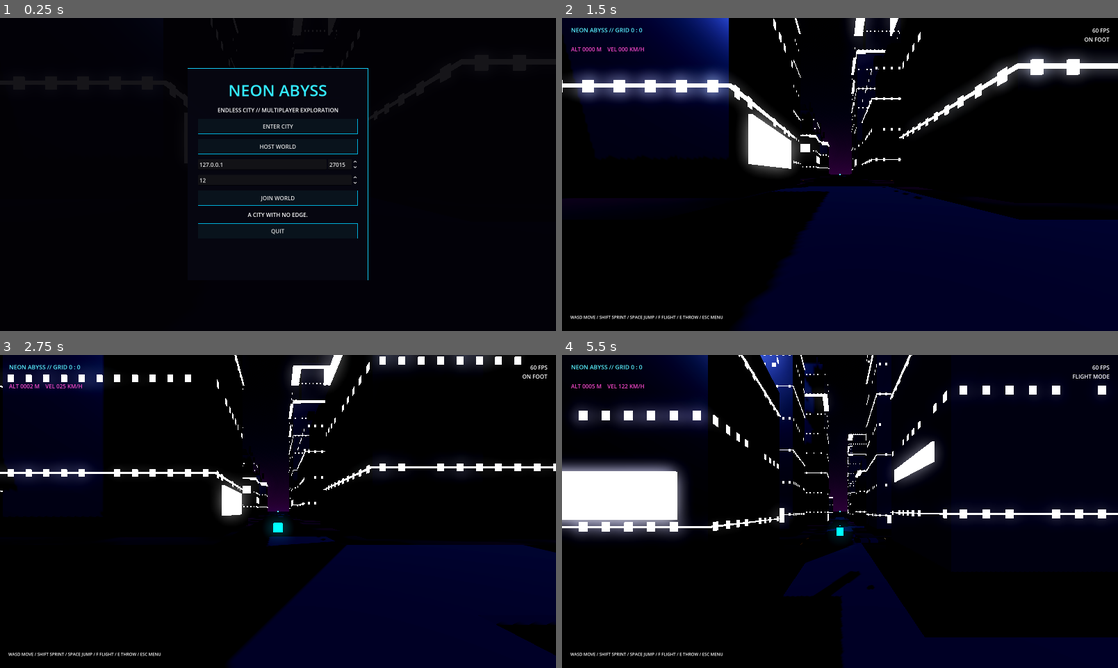
Above: before the commit, frames 1-4 (two rows, left to right).
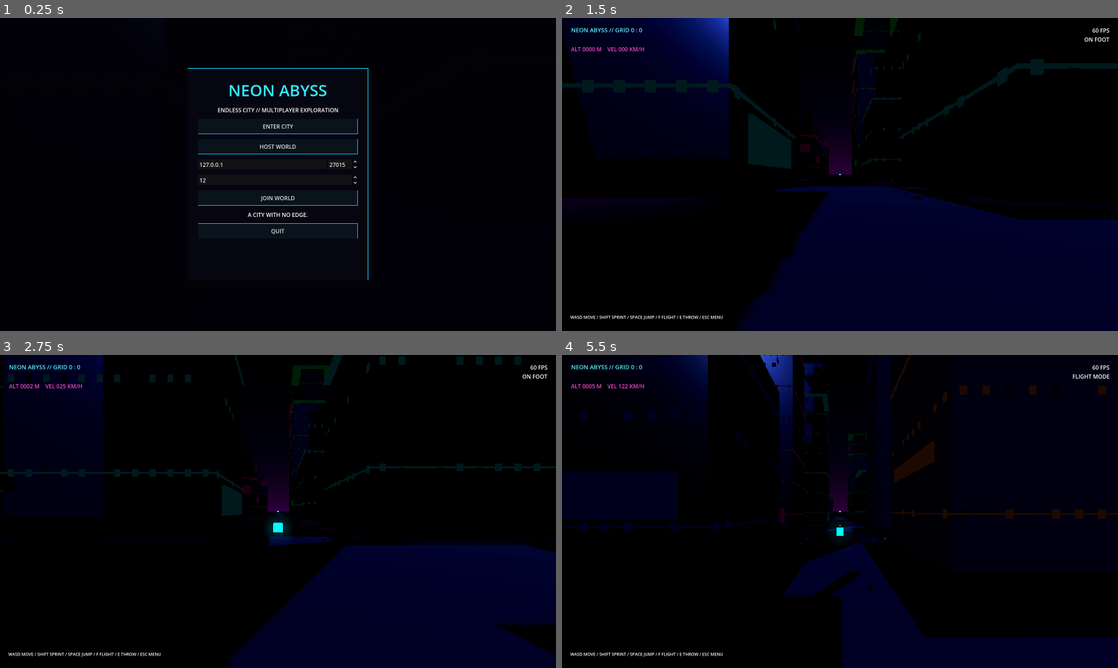
Above: after the commit, the same moments.

Repository: Liladizilla/neon-abyss
Game: Godot game, scene res://scenes/main.tscn
Same seed, same stepped clock (60 frames per second), same inputs: the game is played once before the commit and once after it.
Inputs (mouse positions are in pixels of both pictures, inside the frame that each line leads up to):
- Up to frame 1 (0.25 s): no input
- Up to frame 2 (1.5 s): click "ENTER CITY" at 0.5 s; tap Enter at 1.25 s; move the mouse to (867, 174) at 1.27 s; hold W (move_forward) from 1.28 s (still down); hold Shift (sprint) from 1.28 s (still down)
- Up to frame 3 (2.75 s): keep holding W (move_forward); tap Space (jump) at 1.52, 2.27 s; move the mouse to (250, 511) at 2.02 s; release Shift (sprint) at 2.03 s; tap E (throw_prop) at 2.1 s
- Up to frame 4 (5.5 s): keep holding W (move_forward); move the mouse to (851, 505) at 2.77 s; hold F (toggle_flight) 2.78-3.53 s; move the mouse to (834, 517) at 3.52 s; tap Ctrl at 3.6 s; tap Space (jump) at 3.77, 4.52, 5.27 s; move the mouse to (878, 514) at 4.27 s; hold Shift (sprint) 4.28-5.03 s; move the mouse to (795, 508) at 5.02 s; tap E (throw_prop) at 5.1 s

The runs differ from the first frame. In frame 2, 7.9% of the frame differs, in the area x 0-100%, y 0-50%; in frame 3, 4.9%; in frame 4, 9.7%, in the area x 0-100%, y 0-59%.

Commit message:
fix: preserve per-instance neon colors in emissive shader

Diff:
--- a/scripts/city_chunk.gd
+++ b/scripts/city_chunk.gd
@@ -145,14 +145,16 @@
     var inst=MultiMeshInstance3D.new()
     inst.name=label
     inst.multimesh=mm
-    var mat=StandardMaterial3D.new()
-    mat.albedo_color=tint
-    mat.vertex_color_use_as_albedo=true
-    mat.metallic=0.68
-    mat.roughness=0.28
     if emissive:
-        mat.emission_enabled=true
-        mat.emission=Color.WHITE
-        mat.emission_energy_multiplier=1.8
-    inst.material_override=mat
+        var mat=ShaderMaterial.new()
+        mat.shader=load("res://shaders/neon_instances.gdshader")
+        mat.set_shader_parameter("emission_energy",2.0 if label=="WindowGrid" else 1.5)
+        inst.material_override=mat
+    else:
+        var mat=StandardMaterial3D.new()
+        mat.albedo_color=tint
+        mat.vertex_color_use_as_albedo=true
+        mat.metallic=0.68
+        mat.roughness=0.28
+        inst.material_override=mat
     add_child(inst)
